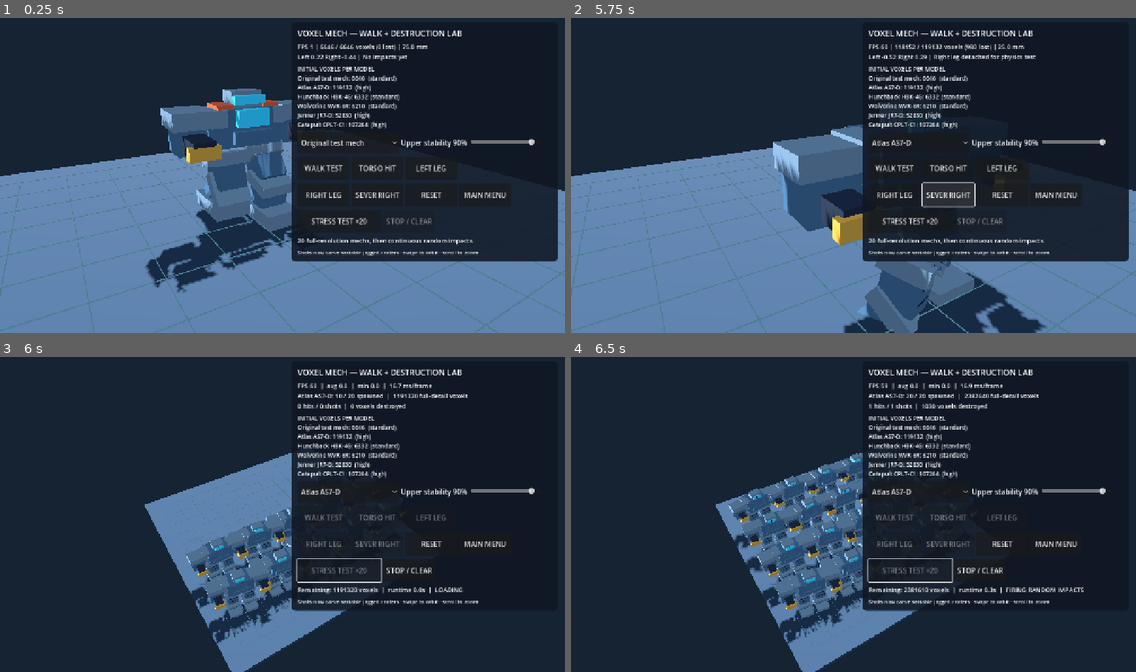
Above: before the commit, frames 1-4 (two rows, left to right).
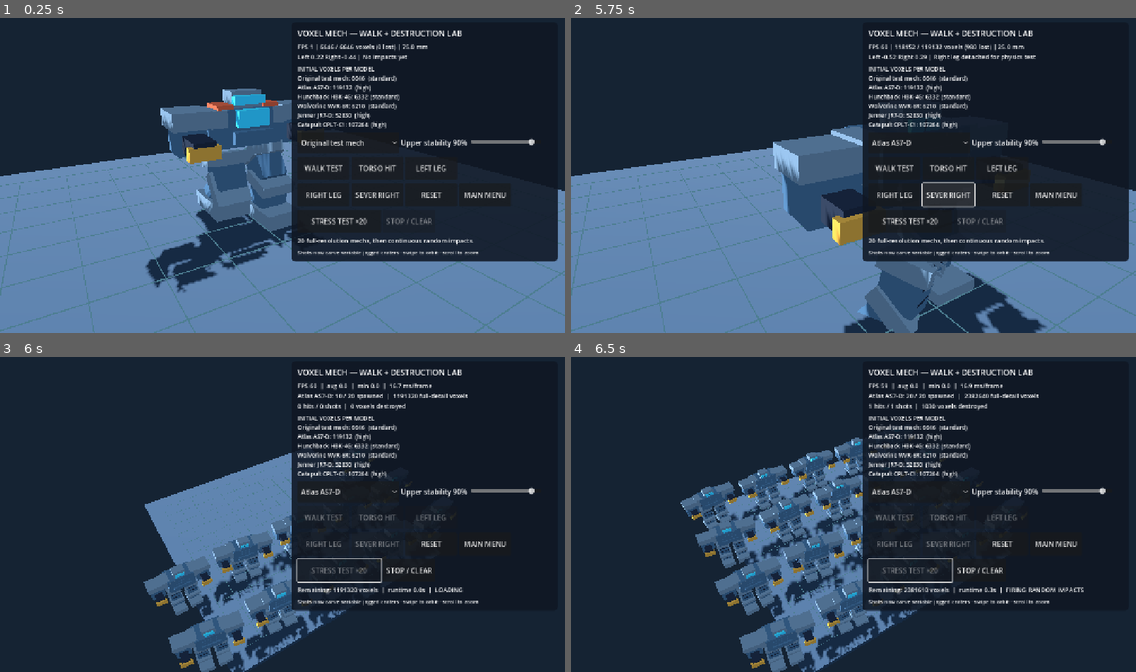
Above: after the commit, the same moments.

Repository: drag0nblad3/BtechMobile
Game: Godot game, scene res://scenes/voxel_mech_lab.tscn
Same seed, same stepped clock (60 frames per second), same inputs: the game is played once before the commit and once after it. This scene is started directly instead of the project's main scene.
Inputs:
- Up to frame 1 (0.25 s): no input
- Up to frame 2 (5.75 s): click "Original test mech" at 0.5 s; click "WALK TEST" at 1.25 s; click "Atlas AS7-D" at 2 s; click "TORSO HIT" at 2.75 s; click "LEFT LEG" at 3.5 s; click "RIGHT LEG" at 4.25 s; click "SEVER RIGHT" at 5 s
- Up to frame 3 (6 s): click "STRESS TEST ×20" at 5.75 s
- Up to frame 4 (6.5 s): no input

Frames 1-2 are identical in both runs. In frame 3, 7.2% of the frame differs, in the area x 25-73%, y 29-100%; in frame 4, 13%, in the area x 19-73%, y 23-100%.

Commit message:
Space twenty-mech stress targets farther apart in a larger formation

Diff:
--- a/src/view/units/voxel_stress_test.gd
+++ b/src/view/units/voxel_stress_test.gd
@@ -8,7 +8,7 @@
 
 const TARGET_COUNT := 20
 const COLUMNS := 5
-const GRID_SPACING := 2.45
+const GRID_SPACING := 3.65  ## Wider 5x4 formation on the expanded hangar floor.
 const SHOT_INTERVAL := 0.30
 const SAMPLE_INTERVAL := 1.0
 
